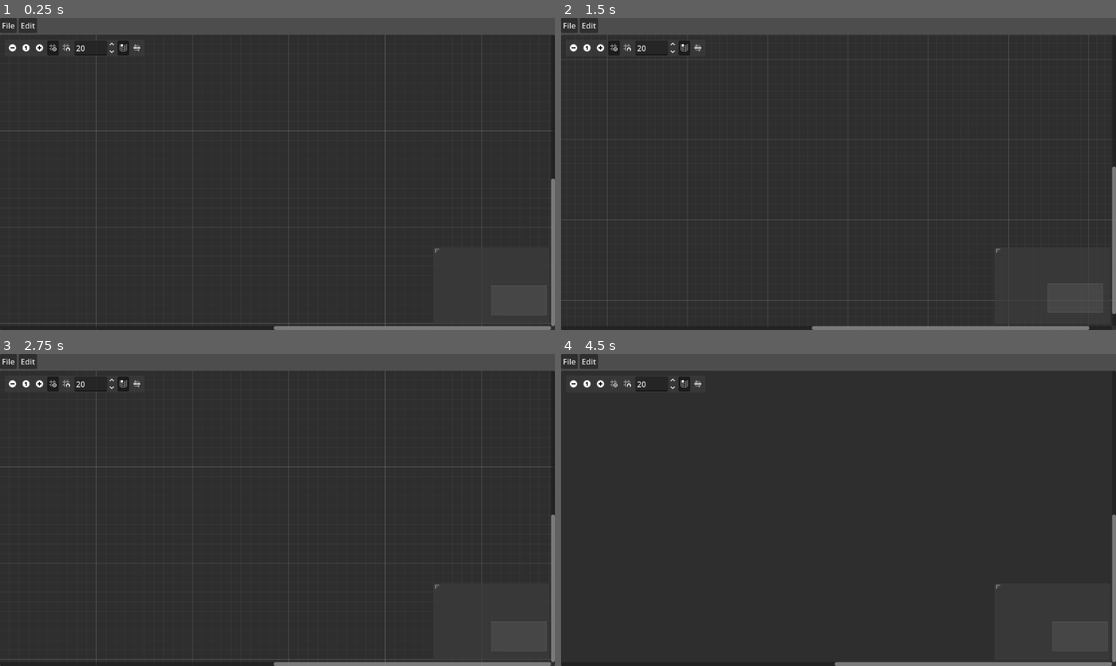
Above: before the commit, frames 1-4 (two rows, left to right).
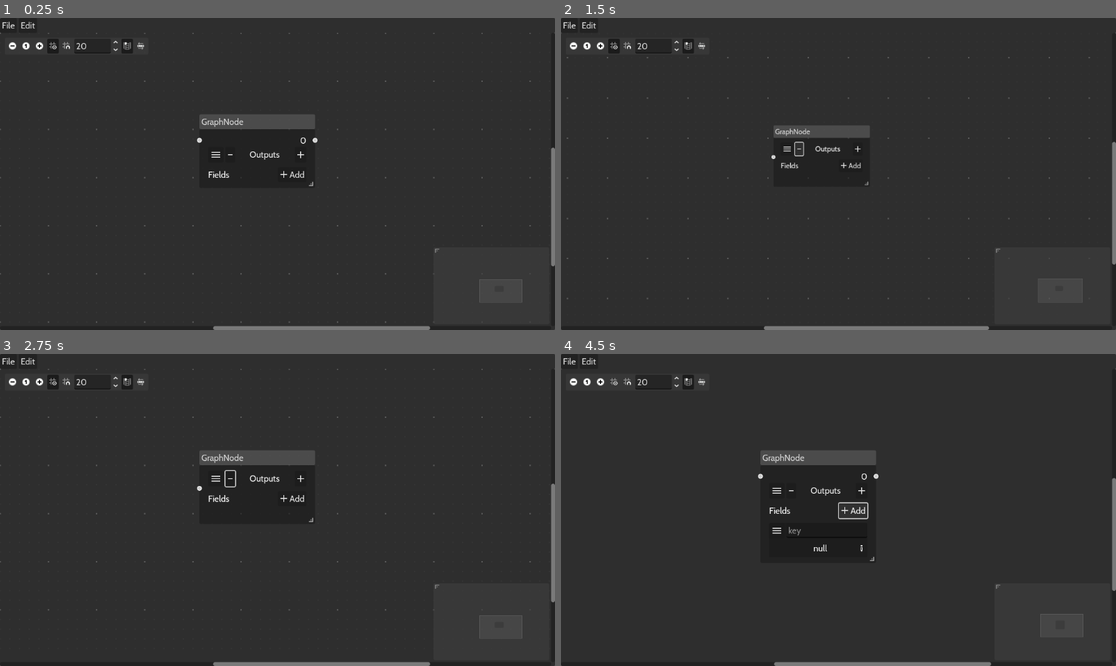
Above: after the commit, the same moments.

Repository: genderfreak/SnakeRiverDialogueEditor
Game: Godot game, scene res://scenes/json_flow_editor.tscn
Same seed, same stepped clock (60 frames per second), same inputs: the game is played once before the commit and once after it.
Inputs (mouse positions are in pixels of both pictures, inside the frame that each line leads up to; where the layout moved, square brackets give the same spot in the first picture):
- Up to frame 1 (0.25 s): no input
- Up to frame 2 (1.5 s): click (572, 46) [572, 49] at 0.5 s; click (799, 158) at 1.27 s
- Up to frame 3 (2.75 s): click (38, 382) [38, 385] at 2 s
- Up to frame 4 (4.5 s): click (860, 478) at 2.77 s; click (616, 382) [616, 385] at 3.5 s; click (855, 510) at 4.25 s, where only the run after the commit has a clickable "Add"

The runs differ from the first frame. In frame 1, 8.0% of the frame differs, in the area x 0-100%, y 0-100%; in frame 2, 7.5%; in frame 3, 8.0%; in frame 4, 7.5%.

Commit message:
some theme stuff deeply unfinished

Diff:
--- a/project.godot
+++ b/project.godot
@@ -27,7 +27,7 @@
 
 [editor_plugins]
 
-enabled=PackedStringArray("res://addons/variantedit/plugin.cfg")
+enabled=PackedStringArray("res://addons/theme_gen_save_sync/plugin.cfg", "res://addons/variantedit/plugin.cfg")
 
 [rendering]
 
--- a/scenes/dataFields/bool_data_field.gd
+++ /dev/null
@@ -1,14 +0,0 @@
-extends NullDataField
-
-class_name BoolDataField
-
-@export var __value_node: Node
-
-func _ready() -> void:
-	super._ready()
-	__value_node.toggled.connect(func(new): value=new)
-	value = false
-
-func set_value(new_value: bool):
-	value=new_value
-	__value_node.button_pressed=value
--- a/scenes/dataFields/bool_data_field.tscn
+++ /dev/null
@@ -1,18 +0,0 @@
-[gd_scene load_steps=2 format=3 uid="uid://c5uxb1eyyod7g"]
-
-[ext_resource type="Script" uid="uid://du103kmt1r5lm" path="res://scenes/dataFields/bool_data_field.gd" id="1_ynid8"]
-
-[node name="BoolDataField" type="VBoxContainer" node_paths=PackedStringArray("__value_node")]
-offset_right = 1152.0
-offset_bottom = 62.0
-grow_horizontal = 2
-grow_vertical = 2
-size_flags_vertical = 3
-script = ExtResource("1_ynid8")
-__value_node = NodePath("Value")
-
-[node name="Value" type="CheckButton" parent="."]
-layout_mode = 2
-size_flags_horizontal = 0
-size_flags_vertical = 3
-text = "Toggle"
--- a/scenes/dataFields/dataFieldScenes/field_key_edit.tscn
+++ /dev/null
@@ -1,7 +0,0 @@
-[gd_scene format=3 uid="uid://whnbqgtmqosf"]
-
-[node name="Key" type="TextEdit"]
-mouse_filter = 1
-placeholder_text = "key"
-context_menu_enabled = false
-scroll_fit_content_height = true
--- a/scenes/dataFields/int_data_field.gd
+++ /dev/null
@@ -1,14 +0,0 @@
-extends NullDataField
-
-class_name IntDataField
-
-@export var __value_node: SpinBox
-
-func _ready() -> void:
-	super._ready()
-	__value_node.value_changed.connect(func(new): value=int(new))
-	value = 0
-
-func set_value(new_value: int):
-	value=new_value
-	__value_node.set_value(value)
--- a/scenes/dataFields/int_data_field.tscn
+++ /dev/null
@@ -1,23 +0,0 @@
-[gd_scene load_steps=2 format=3 uid="uid://bqplnir6nk1py"]
-
-[ext_resource type="Script" uid="uid://cu0eu175x627n" path="res://scenes/dataFields/int_data_field.gd" id="1_tvq0m"]
-
-[node name="IntDataField" type="VBoxContainer" node_paths=PackedStringArray("__value_node")]
-anchors_preset = 15
-anchor_right = 1.0
-anchor_bottom = 1.0
-grow_horizontal = 2
-grow_vertical = 2
-size_flags_vertical = 3
-script = ExtResource("1_tvq0m")
-__value_node = NodePath("Value")
-
-[node name="Value" type="SpinBox" parent="."]
-layout_mode = 2
-size_flags_vertical = 3
-max_value = 1.0
-rounded = true
-allow_greater = true
-allow_lesser = true
-alignment = 1
-update_on_text_changed = true
--- a/scenes/dataFields/null_data_field.gd
+++ /dev/null
@@ -1,51 +0,0 @@
-extends Control
-class_name NullDataField
-
-var __key_node_scene: PackedScene = preload("res://scenes/dataFields/dataFieldScenes/field_key_edit.tscn")
-var __key_node: Node
-var key: String = ""
-var value = null
-var __right_click_menu_scene: PackedScene = preload("res://scenes/right_click_menu.tscn")
-var right_click_menu
-var __field_popup_scene: PackedScene = preload("res://scenes/dataFields/dataFieldScenes/field_popup.tscn")
-var field_popup
-
-var field_type
-
-signal remove_field(field)
-
-func _ready():
-	# Key node
-	__key_node = __key_node_scene.instantiate()
-	add_child(__key_node)
-	move_child(__key_node,0)
-	__key_node.text_changed.connect(func(): key=__key_node.text)
-	# Right click stuff
-	field_popup = __field_popup_scene.instantiate()
-	right_click_menu = __right_click_menu_scene.instantiate()
-	add_child(field_popup)
-	right_click_menu.popup = field_popup
-	add_child(right_click_menu)
-	field_popup.remove_field.connect(delete_self)
-
-## Return a key: value pair
-func save() -> Dictionary:
-	if not key: push_warning("Key in %s is empty!" % self)
-	return {key: value}
-
-## Return the key
-func get_key():
-	return key
-
-## Return the value
-func get_value():
-	return value
-
-## Set key and change visual instance
-func set_key(new_key: String):
-	key=new_key
-	__key_node.text=key
-
-## Send a signal requesting deletion
-func delete_self():
-	remove_field.emit(self)
--- a/scenes/dataFields/null_data_field.tscn
+++ /dev/null
@@ -1,16 +0,0 @@
-[gd_scene load_steps=2 format=3 uid="uid://64sw04nlt4jd"]
-
-[ext_resource type="Script" uid="uid://bsg1o6ur4pk14" path="res://scenes/dataFields/null_data_field.gd" id="1_0fj4c"]
-
-[node name="NullDataField" type="VBoxContainer"]
-offset_right = 1152.0
-offset_bottom = 62.0
-grow_horizontal = 2
-grow_vertical = 2
-size_flags_vertical = 3
-script = ExtResource("1_0fj4c")
-
-[node name="Value" type="Label" parent="."]
-layout_mode = 2
-size_flags_vertical = 3
-text = "null"
--- a/scenes/dataFields/text_data_field.gd
+++ /dev/null
@@ -1,14 +0,0 @@
-extends NullDataField
-
-class_name TextDataField
-
-@export var __value_node: Node
-
-func _ready() -> void:
-	super._ready()
-	__value_node.text_changed.connect(func(): value=__value_node.text)
-	value = ""
-
-func set_value(new_value: String):
-	value=new_value
-	__value_node.text=value
--- a/scenes/dataFields/text_data_field.tscn
+++ /dev/null
@@ -1,20 +0,0 @@
-[gd_scene load_steps=2 format=3 uid="uid://bm1r32yiyga5s"]
-
-[ext_resource type="Script" uid="uid://ctww1awfxvj6b" path="res://scenes/dataFields/text_data_field.gd" id="1_nrnpe"]
-
-[node name="TextDataField" type="VBoxContainer" node_paths=PackedStringArray("__value_node")]
-anchors_preset = 15
-anchor_right = 1.0
-anchor_bottom = 1.0
-grow_horizontal = 2
-grow_vertical = 2
-size_flags_vertical = 3
-script = ExtResource("1_nrnpe")
-__value_node = NodePath("Value")
-
-[node name="Value" type="TextEdit" parent="."]
-layout_mode = 2
-size_flags_vertical = 3
-placeholder_text = "data"
-wrap_mode = 1
-scroll_fit_content_height = true
--- a/scenes/dataFields/dataFieldScenes/field_popup.tscn
+++ b/scenes/field_popup.tscn
@@ -1,6 +1,6 @@
 [gd_scene load_steps=2 format=3 uid="uid://b14f4ghk5bvne"]
 
-[ext_resource type="Script" uid="uid://bfppcic55jnot" path="res://scenes/dataFields/dataFieldScenes/field_popup.gd" id="1_lcneh"]
+[ext_resource type="Script" uid="uid://bfppcic55jnot" path="res://scenes/field_popup.gd" id="1_lcneh"]
 
 [node name="PopupMenu" type="PopupMenu"]
 visible = true
--- a/scenes/json_flow_editor.tscn
+++ b/scenes/json_flow_editor.tscn
@@ -1,9 +1,11 @@
-[gd_scene load_steps=5 format=3 uid="uid://bi4efwsssx38i"]
+[gd_scene load_steps=7 format=3 uid="uid://bi4efwsssx38i"]
 
 [ext_resource type="Script" uid="uid://bhd47nkn5rmqy" path="res://scenes/menu_bar.gd" id="1_1v1ex"]
+[ext_resource type="Theme" uid="uid://cdk3q0vg4tudp" path="res://themes/theme.tres" id="1_3c13b"]
 [ext_resource type="PackedScene" uid="uid://dl371oygb1ob3" path="res://scenes/right_click_menu.tscn" id="1_rxfvf"]
 [ext_resource type="Script" uid="uid://8gi8dkj8erw3" path="res://scenes/graph_edit.gd" id="1_v4xje"]
 [ext_resource type="Script" uid="uid://c1hkif44o1rng" path="res://scenes/add_node_menu.gd" id="2_rxfvf"]
+[ext_resource type="PackedScene" uid="uid://cop8fr5w0sdwi" path="res://scenes/json_node.tscn" id="6_jkc8f"]
 
 [node name="Control" type="Control"]
 layout_mode = 3
@@ -12,6 +14,7 @@
 anchor_bottom = 1.0
 grow_horizontal = 2
 grow_vertical = 2
+theme = ExtResource("1_3c13b")
 
 [node name="VBoxContainer" type="VBoxContainer" parent="."]
 layout_mode = 1
@@ -20,15 +23,21 @@
 anchor_bottom = 1.0
 grow_horizontal = 2
 grow_vertical = 2
+theme_override_constants/separation = 0
 
-[node name="MenuBar" type="MenuBar" parent="VBoxContainer" node_paths=PackedStringArray("graph_edit")]
+[node name="PanelContainer" type="PanelContainer" parent="VBoxContainer"]
+layout_mode = 2
+
+[node name="MenuBar" type="MenuBar" parent="VBoxContainer/PanelContainer" node_paths=PackedStringArray("graph_edit")]
 layout_mode = 2
 script = ExtResource("1_1v1ex")
-graph_edit = NodePath("../GraphEdit")
+graph_edit = NodePath("../../GraphEdit")
 
 [node name="GraphEdit" type="GraphEdit" parent="VBoxContainer"]
 layout_mode = 2
 size_flags_vertical = 3
+scroll_offset = Vector2(0, -98)
+grid_pattern = 1
 snapping_enabled = false
 right_disconnects = true
 script = ExtResource("1_v4xje")
@@ -38,3 +47,11 @@
 
 [node name="AddNodeMenu" type="PopupMenu" parent="VBoxContainer/GraphEdit"]
 script = ExtResource("2_rxfvf")
+
+[node name="GraphNode" parent="VBoxContainer/GraphEdit" instance=ExtResource("6_jkc8f")]
+layout_mode = 0
+offset_left = 414.0
+offset_top = 267.0
+offset_right = 654.0
+offset_bottom = 415.0
+position_offset = Vector2(414, 169)
--- /dev/null
+++ b/themes/theme.gd
@@ -0,0 +1,49 @@
+@tool
+extends ProgrammaticTheme
+
+var background_color = Color("#FFF")
+var node_color = Color("#FAE3E3", 0.7)
+var node_color_selected = Color("#F9F9F9", 0.7)
+var solid_color = Color("#6276A3")
+var accent_color = Color("#F45B69")
+var text_color = Color("#111")
+
+func setup():
+	set_save_path("res://themes/theme.tres")
+
+func define_theme():
+	define_default_font(load("res://themes/fonts/Cabin/Cabin-VariableFont_wdth,wght.ttf"))
+	define_default_font_size(18)
+	#
+	#define_style("Label", {
+		#font_color = text_color
+	#})
+	#define_style("GraphEdit", {
+		#panel = stylebox_flat({
+			#bg_color = background_color,
+		#}),
+		#grid_major = Color.WEB_GRAY,
+		#grid_minor = Color.GRAY
+	#})
+	#define_style("GraphNode", {
+		#panel = stylebox_flat({
+			#bg_color = node_color,
+			#corner_ = corner_radius(0,0,8,8),
+			#content_ = content_margins(8)
+		#}),
+		#panel_selected = stylebox_flat({
+			#bg_color = node_color + Color("#111"),
+			#corner_ = corner_radius(0,0,8,8),
+			#content_ = content_margins(8)
+		#}),
+		#titlebar = stylebox_flat({
+			#bg_color = accent_color,
+			#corner_ = corner_radius(8,8,0,0),
+			#content_ = content_margins(8,8,8,0)
+		#}),
+		#titlebar_selected = stylebox_flat({
+			#bg_color = accent_color + Color("#111"),
+			#corner_ = corner_radius(8,8,0,0),
+			#content_ = content_margins(8,8,8,0)
+		#})
+	#})
--- /dev/null
+++ b/themes/theme.tres
@@ -0,0 +1,7 @@
+[gd_resource type="Theme" load_steps=2 format=3 uid="uid://cdk3q0vg4tudp"]
+
+[ext_resource type="FontFile" uid="uid://6ggdgkmtxskf" path="res://themes/fonts/Cabin/Cabin-VariableFont_wdth,wght.ttf" id="1_1h68f"]
+
+[resource]
+default_font = ExtResource("1_1h68f")
+default_font_size = 18
Not shown, changed: export_presets.cfg
Not shown, removed: scenes/dataFields/bool_data_field.gd.uid
Not shown, removed: scenes/dataFields/int_data_field.gd.uid
Not shown, removed: scenes/dataFields/null_data_field.gd.uid
Not shown, removed: scenes/dataFields/text_data_field.gd.uid
Renamed: scenes/dataFields/dataFieldScenes/field_popup.gd -> scenes/field_popup.gd
Renamed: scenes/dataFields/dataFieldScenes/field_popup.gd.uid -> scenes/field_popup.gd.uid
Binary file added: themes/fonts/Cabin/Cabin-Italic-VariableFont_wdth,wght.ttf
Not shown, added: themes/fonts/Cabin/Cabin-Italic-VariableFont_wdth,wght.ttf.import
Binary file added: themes/fonts/Cabin/Cabin-VariableFont_wdth,wght.ttf
Not shown, added: themes/fonts/Cabin/Cabin-VariableFont_wdth,wght.ttf.import
Not shown, added: themes/fonts/Cabin/OFL.txt
(and 50 more such lines)
